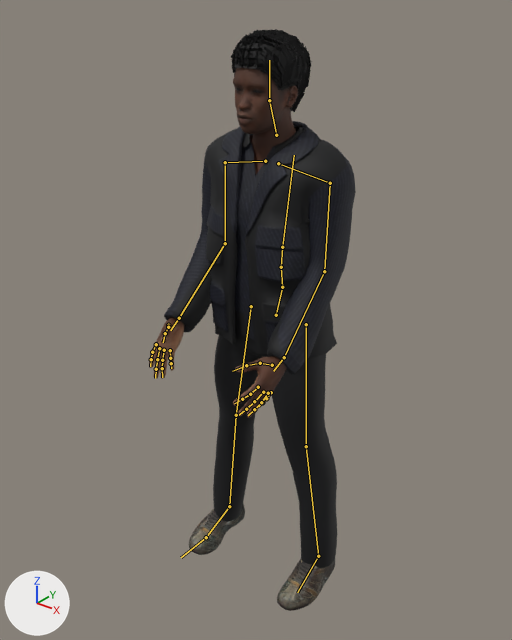
Two versions of the glTF model public/models/npcs/newtown-producer.glb, one commit apart.
Rendered twice from a camera (50 mm lens) standing at (1.212, -1.624, 1.942) and looking at (-0.011, -0.096, 0.995). The lights are fixed; the arrows at lower left show +X, +Y and +Z. The older version comes first. Both versions are drawn at frame 0 of the action 'idle'; the numbers are the values there. The bones that change, and the others that lie on the model, are drawn over the model as lines.

Names of what the first picture shows: 'HairShoesMesh', 'OutfitMesh', 'SkinMesh'.
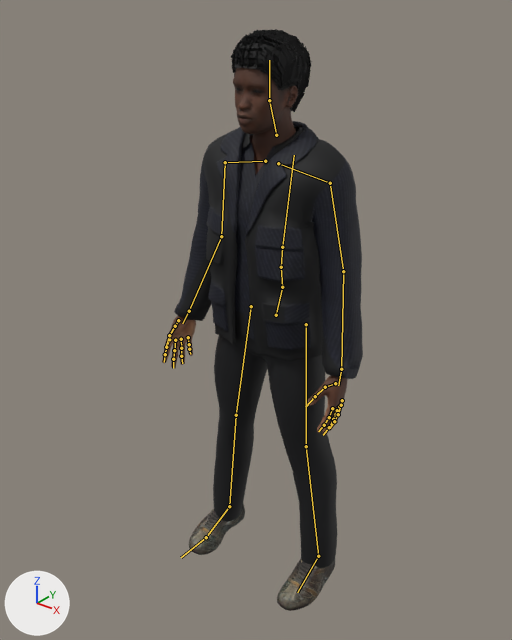
What differs and where, as boxes (x1, y1, x2, y2) in the pictures (512 x 640 px):
'OutfitMesh', posed
    before: (164, 121, 356, 568)
    after: (174, 121, 363, 568)
'SkinMesh', posed
    before: (149, 68, 298, 418)
    after: (162, 68, 348, 436)
bone 'UpperArm_L', root to tip
    before: (330, 183) to (324, 271)
    after: (330, 183) to (343, 271)
bone 'LowerArm_L', root to tip
    before: (324, 271) to (284, 357)
    after: (343, 271) to (341, 369)
bone 'UpperArm_R', root to tip
    before: (225, 162) to (225, 243)
    after: (225, 162) to (221, 236)
bone 'LowerArm_R', root to tip
    before: (225, 243) to (179, 318)
    after: (221, 236) to (189, 311)

The change in detail:
Bone 'UpperArm_L' (bone_upperarm_l) turns from (0, 0, -41) to (-5, -11, -29) degrees about its own x, y and z.
Bone 'LowerArm_L' (bone_lowerarm_l) turns from (0, 0, 0) to (-24, -3, -3) degrees about its own x, y and z.
Bone 'UpperArm_R' (bone_upperarm_r) turns from (0, 0, 41) to (-7, 16, 29) degrees about its own x, y and z.
Bone 'LowerArm_R' (bone_lowerarm_r) turns from (0, 0, 0) to (-21, 3, 3) degrees about its own x, y and z.
